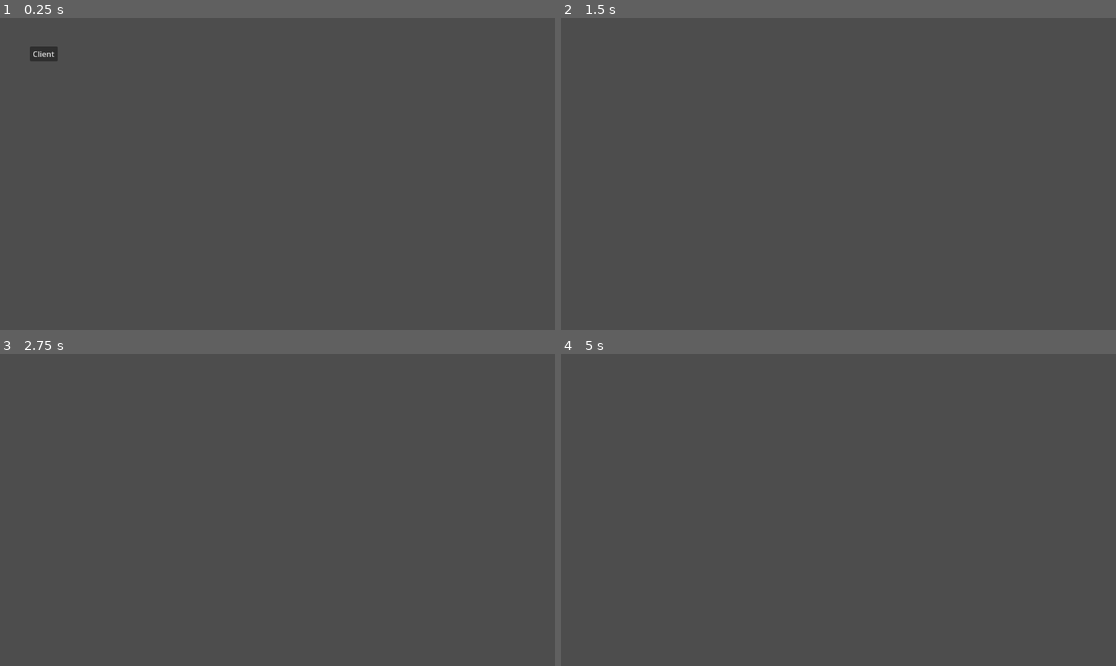
Above: before the commit, frames 1-4 (two rows, left to right).
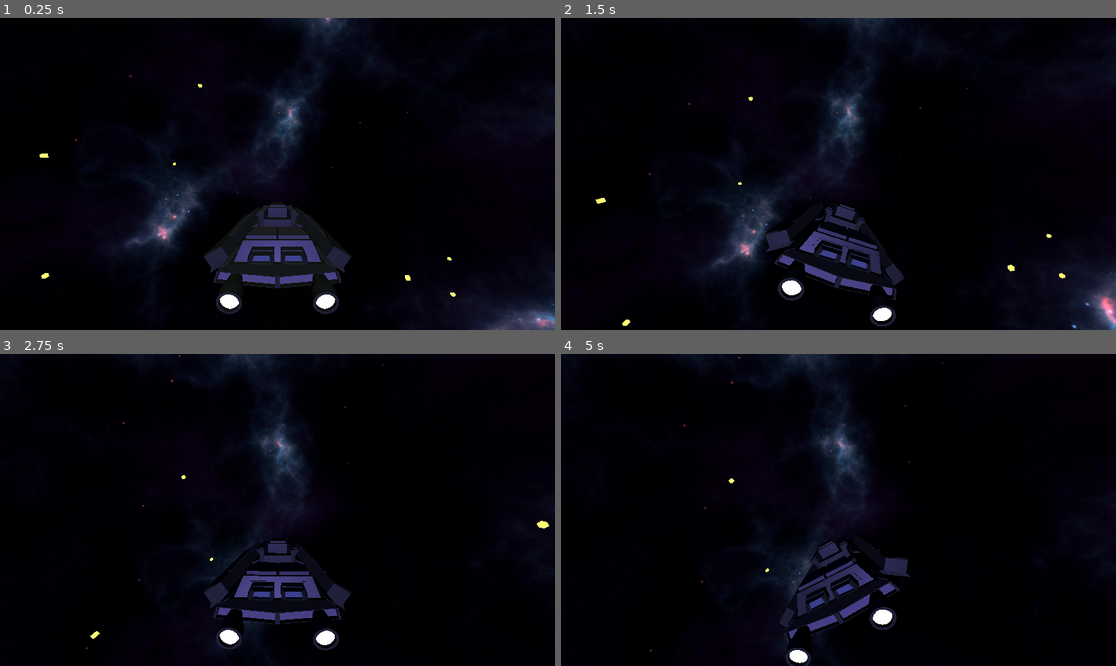
Above: after the commit, the same moments.

Repository: fixitman/g-multi
Game: Godot game, scene res://scenes/3d.tscn
Same seed, same stepped clock (60 frames per second), same inputs: the game is played once before the commit and once after it. Before the commit the project starts from res://scenes/game.tscn. The engine's default icon, where the game draws it, is replaced by a stand-in: a white triangle on a blue panel in a dark square.
Inputs (mouse positions are in pixels of both pictures, inside the frame that each line leads up to):
- Up to frame 1 (0.25 s): no input
- Up to frame 2 (1.5 s): click (605, 52) at 0.5 s, where only the run before the commit has a clickable "Client"; tap Enter (ui_accept) at 1.25 s; move the mouse to (960, 158) at 1.27 s; hold Right (right) from 1.28 s (still down); hold Shift (roll_only) from 1.28 s (still down); click (960, 158) at 1.42 s
- Up to frame 3 (2.75 s): tap Enter (ui_accept) at 1.52 s; release Right (right) at 2 s; release Shift (roll_only) at 2 s; drag from (166, 525) to (249, 572) at 2.02 s
- Up to frame 4 (5 s): move the mouse to (894, 441) at 2.77 s; hold Right (right) 2.78-3.5 s; hold Shift (roll_only) 2.78-3.5 s; tap Q at 2.85 s; drag from (810, 572) to (672, 463) at 3.52 s; move the mouse to (1005, 556) at 4.27 s; hold Left (left) from 4.28 s (still down); hold Shift (roll_only) from 4.28 s (still down); tap Alt at 4.35 s; tap Enter (ui_accept) at 4.52 s

The runs differ from the first frame. In frame 1, 100% of the frame differs, in the area x 0-100%, y 0-100%; in frame 2, 100%; in frame 3, 100%; in frame 4, 100%.

Commit message:
ship looking better!

Diff:
--- a/project.godot
+++ b/project.godot
@@ -11,7 +11,7 @@
 [application]
 
 config/name="Base Multi"
-run/main_scene="res://scenes/game.tscn"
+run/main_scene="uid://dwwli35jc271j"
 config/features=PackedStringArray("4.4", "Forward Plus")
 config/icon="res://icon.svg"
 
--- a/scenes/3d.tscn
+++ b/scenes/3d.tscn
@@ -1,8 +1,8 @@
-[gd_scene load_steps=8 format=3 uid="uid://dwwli35jc271j"]
+[gd_scene load_steps=7 format=3 uid="uid://dwwli35jc271j"]
 
 [ext_resource type="Texture2D" uid="uid://dc5du3y40v03d" path="res://assets/panorama6.jpg" id="1_ix6ec"]
-[ext_resource type="PackedScene" uid="uid://c40r0r6y5mry3" path="res://scenes/16_destroyer.tscn" id="1_tdm2k"]
-[ext_resource type="Script" uid="uid://cwg7doc5x3yda" path="res://scripts/ship.gd" id="2_yhftu"]
+[ext_resource type="Script" uid="uid://78assgvhgbky" path="res://scripts/3d.gd" id="1_yhftu"]
+[ext_resource type="PackedScene" uid="uid://dq41chvo0vfme" path="res://scenes/ship.tscn" id="3_ix6ec"]
 
 [sub_resource type="PanoramaSkyMaterial" id="PanoramaSkyMaterial_kyai6"]
 panorama = ExtResource("1_ix6ec")
@@ -14,10 +14,8 @@
 background_mode = 2
 sky = SubResource("Sky_jauas")
 
-[sub_resource type="BoxShape3D" id="BoxShape3D_ix6ec"]
-size = Vector3(10, 20.5327, 77.7157)
-
 [node name="3D" type="Node3D"]
+script = ExtResource("1_yhftu")
 
 [node name="WorldEnvironment" type="WorldEnvironment" parent="."]
 environment = SubResource("Environment_rtr0i")
@@ -32,23 +30,8 @@
 light_energy = 8.146
 omni_range = 1545.41
 
-[node name="ship" type="CharacterBody3D" parent="."]
+[node name="ship" parent="." instance=ExtResource("3_ix6ec")]
 unique_name_in_owner = true
-visible = false
-script = ExtResource("2_yhftu")
-SPEED = 1
-
-[node name="model" parent="ship" instance=ExtResource("1_tdm2k")]
-transform = Transform3D(-4.37114e-08, 0, 1, 0, 1, 0, -1, 0, -4.37114e-08, 0, 0, -5)
-
-[node name="CollisionShape3D" type="CollisionShape3D" parent="ship"]
-transform = Transform3D(1, 0, 0, 0, 1, 0, 0, 0, 1, 0, 3.92448, -12.8994)
-shape = SubResource("BoxShape3D_ix6ec")
-
-[node name="Camera3D" type="Camera3D" parent="ship"]
-unique_name_in_owner = true
-transform = Transform3D(1, 0, 0, 0, 0.974905, 0.222621, 0, -0.222621, 0.974905, 0, 6.42175, 36.2134)
-current = true
 
 [node name="Camera3D" type="Camera3D" parent="."]
 transform = Transform3D(1, 0, 0, 0, -4.37114e-08, 1, 0, -1, -4.37114e-08, 0, 480, 0)
--- /dev/null
+++ b/scenes/box.tscn
@@ -0,0 +1,22 @@
+[gd_scene load_steps=4 format=3 uid="uid://bu1fsukl1ye3h"]
+
+[sub_resource type="StandardMaterial3D" id="StandardMaterial3D_oyhfb"]
+albedo_color = Color(0.73, 0.73, 0, 1)
+emission_enabled = true
+emission = Color(0.666667, 0.611765, 0.113725, 1)
+emission_energy_multiplier = 4.0
+
+[sub_resource type="BoxMesh" id="BoxMesh_g2tbl"]
+material = SubResource("StandardMaterial3D_oyhfb")
+
+[sub_resource type="BoxShape3D" id="BoxShape3D_oq5cr"]
+
+[node name="Box" type="StaticBody3D"]
+
+[node name="MeshInstance3D" type="MeshInstance3D" parent="."]
+transform = Transform3D(50, 0, 0, 0, 50, 0, 0, 0, 50, 0, 0, 0)
+mesh = SubResource("BoxMesh_g2tbl")
+
+[node name="CollisionShape3D" type="CollisionShape3D" parent="."]
+transform = Transform3D(50, 0, 0, 0, 50, 0, 0, 0, 50, 0, 0, 0)
+shape = SubResource("BoxShape3D_oq5cr")
--- /dev/null
+++ b/scenes/ship.tscn
@@ -0,0 +1,28 @@
+[gd_scene load_steps=4 format=3 uid="uid://dq41chvo0vfme"]
+
+[ext_resource type="Script" uid="uid://cwg7doc5x3yda" path="res://scripts/ship.gd" id="1_2gnfn"]
+[ext_resource type="PackedScene" uid="uid://c40r0r6y5mry3" path="res://scenes/16_destroyer.tscn" id="2_4tobq"]
+
+[sub_resource type="BoxShape3D" id="BoxShape3D_ix6ec"]
+size = Vector3(10, 20.5327, 77.7157)
+
+[node name="ship" type="CharacterBody3D"]
+script = ExtResource("1_2gnfn")
+SPEED = 200
+
+[node name="visual" type="Node3D" parent="."]
+
+[node name="model" parent="visual" instance=ExtResource("2_4tobq")]
+transform = Transform3D(-4.37114e-08, 0, 1, 0, 1, 0, -1, 0, -4.37114e-08, 0, 0, -5)
+
+[node name="CollisionShape3D" type="CollisionShape3D" parent="."]
+transform = Transform3D(1, 0, 0, 0, 1, 0, 0, 0, 1, 0, 3.92448, -12.8994)
+shape = SubResource("BoxShape3D_ix6ec")
+
+[node name="Camera3D" type="Camera3D" parent="."]
+unique_name_in_owner = true
+transform = Transform3D(1, 0, 0, 0, 0.974726, 0.223404, 0, -0.223404, 0.974726, 0, 19.7033, 36.2134)
+current = true
+far = 10000.0
+
+[node name="AnimationPlayer" type="AnimationPlayer" parent="."]
--- /dev/null
+++ b/scripts/3d.gd
@@ -0,0 +1,22 @@
+extends Node3D
+
+const BOX = preload("res://scenes/box.tscn")
+@export var boxcount = 20
+# Called when the node enters the scene tree for the first time.
+func _ready():
+	for i in range(1,20):
+		var b = BOX.instantiate()
+		var x = randi() % 10000 -5000
+		var y = randi() % 10000 - 5000
+		var z = randi() % 10000 - 5000
+		add_child(b)
+		var v = Vector3(x,y,z)
+		print(v)
+		b.set_global_position(v)
+
+	pass # Replace with function body.
+
+
+# Called every frame. 'delta' is the elapsed time since the previous frame.
+func _process(_delta):
+	pass
--- a/scripts/multiplayer_manager.gd
+++ b/scripts/multiplayer_manager.gd
@@ -9,8 +9,9 @@
 
 
 func _ready():
-	players = get_tree().get_current_scene().get_node("Players")
-	hud = get_tree().get_current_scene().get_node("HUD")
+	#players = get_tree().get_current_scene().get_node("Players")
+	#hud = get_tree().get_current_scene().get_node("HUD")
+	pass
 
 func make_server() :
 	print("making server")
--- a/scripts/ship.gd
+++ b/scripts/ship.gd
@@ -1,13 +1,18 @@
 extends CharacterBody3D
 @onready var camera = %Camera3D
 @onready var ship = %ship
+@onready var visual = $visual
+
 
 @export var yaw_rate = -25
 @export var pitch_rate = 50
 @export var roll_rate = -50
-@export var SPEED = 10
+@export var bank_rate = 5
+@export var vroll_rate = 5
+@export var max_roll_deg = 30.0
+@export var max_vroll_deg = 20.0
+@export var SPEED = 100
 @export var roll_return = 5.0
-@onready var model = $model
 
 @export var turn_speed = 10
 
@@ -21,41 +26,63 @@
 func _process(_delta):
 	pass
 
-#func _physics_process(delta):
-	#var yaw = Input.get_axis("left","right")
-	#var pitch = Input.get_axis("up","down")
-	#var roll_only = Input.is_action_pressed("roll_only")
-	#
-	##transform.basis = Basis()
-	#if not roll_only:
-		#rotate_object_local(Vector3(0,1,0),deg_to_rad(yaw) * yaw_rate * delta)
-	#
-	#rotate_object_local(Vector3(0,0,1),deg_to_rad(yaw) * roll_rate * delta)
-	#rotate_object_local(Vector3(1,0,0),deg_to_rad(pitch) * pitch_rate * delta)
-	#
-	#
-#
-	#velocity = transform.basis.z * -SPEED
-	#
-	#move_and_slide()
+
+
 func _physics_process(delta):
-	if Input.is_action_pressed("up"):
-		global_rotate(transform.basis.x, turn_speed * delta)
+	var yaw = Input.get_axis("left","right")
+	var pitch = Input.get_axis("up","down")
+	var roll_only = Input.is_action_pressed("roll_only")
+
+	#transform.basis = Basis()
+	if not roll_only:
+		rotate_object_local(Vector3(0,1,0),deg_to_rad(yaw) * yaw_rate * delta)
+
+	if Input.is_action_pressed("left"):
+		visual.rotation_degrees.z = lerp(visual.rotation_degrees.z, max_roll_deg, bank_rate * delta )
+	elif Input.is_action_pressed("right"):
+		visual.rotation_degrees.z = lerp(visual.rotation_degrees.z, -max_roll_deg, bank_rate * delta )
+	else:
+		visual.rotation_degrees.z = lerp(visual.rotation_degrees.z, 0.0, bank_rate * delta )
+	clamp(visual.rotation_degrees.z,-max_roll_deg, max_roll_deg)
+
 	if Input.is_action_pressed("down"):
-		global_rotate(transform.basis.x, -turn_speed * delta)
-	if Input.is_action_pressed("right"):
-		global_rotate(transform.basis.y, -turn_speed * delta)
-	if Input.is_action_pressed("left"):
-		global_rotate(transform.basis.y, turn_speed * delta)
-	if Input.is_action_pressed("left"):
-		global_rotate(transform.basis.z, turn_speed * delta)
-	if Input.is_action_pressed("right"):
-		global_rotate(transform.basis.z, -turn_speed * delta)
-		transform.basis
+		visual.rotation_degrees.x = lerp(visual.rotation_degrees.x, max_vroll_deg, vroll_rate * delta )
+	elif Input.is_action_pressed("up"):
+		visual.rotation_degrees.x = lerp(visual.rotation_degrees.x, -max_vroll_deg, vroll_rate * delta )
+	else:
+		visual.rotation_degrees.x = lerp(visual.rotation_degrees.x, 0.0, vroll_rate * delta )
+	clamp(visual.rotation_degrees.x,-max_roll_deg, max_roll_deg)
 
-	move_and_collide(-global_transform.basis.z * SPEED * delta)
+
+	rotate_object_local(Vector3(0,0,1),deg_to_rad(yaw) * roll_rate * delta)
+	rotate_object_local(Vector3(1,0,0),deg_to_rad(pitch) * pitch_rate * delta)
 
 
 
 
+
+
+	velocity = transform.basis.z * -SPEED
+
+	move_and_slide()
+#func _physics_process(delta):
+	#if Input.is_action_pressed("up"):
+		#global_rotate(transform.basis.x, turn_speed * delta)
+	#if Input.is_action_pressed("down"):
+		#global_rotate(transform.basis.x, -turn_speed * delta)
+	#if Input.is_action_pressed("right"):
+		#global_rotate(transform.basis.y, -turn_speed * delta)
+	#if Input.is_action_pressed("left"):
+		#global_rotate(transform.basis.y, turn_speed * delta)
+	#if Input.is_action_pressed("left"):
+		#global_rotate(transform.basis.z, turn_speed * delta)
+	#if Input.is_action_pressed("right"):
+		#global_rotate(transform.basis.z, -turn_speed * delta)
+		#transform.basis
+	#
+	#move_and_collide(-global_transform.basis.z * SPEED * delta)
+	#
+
+
+
 	pass
Not shown, added: scripts/3d.gd.uid
